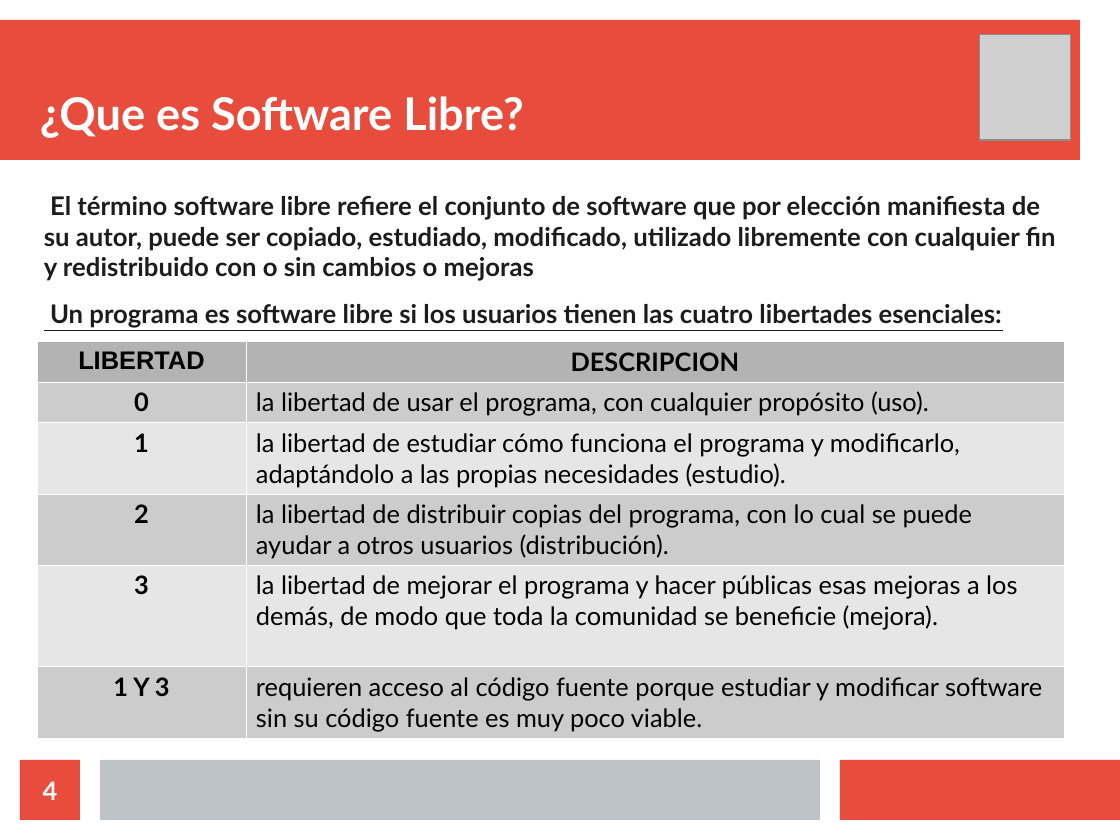
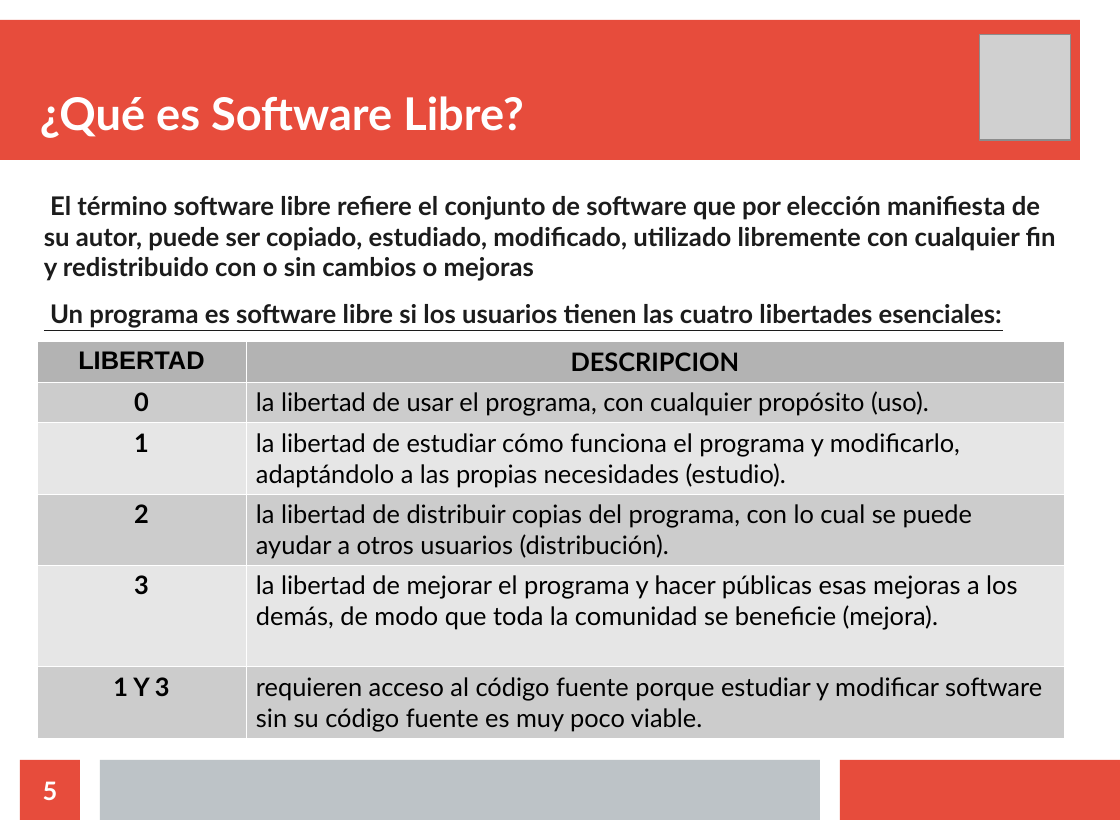
Before and after one commit to gacsnic/exposicion-software-libre, a slide deck: slide 5 of sotfwarelibre.odp (slide 4 before the commit). Drawn at 1120x840 pixels with LibreOffice and Linux fonts; fonts in the diff are those of the drawing; grey boxes stand for pictures. Boxes give left, top, right and bottom in pixels: in the first picture for what was removed or moved away, otherwise in the second. Text is boxed around its words. In the diff, an @@ line names an element or a change of style, - is before the commit and + after.

```diff
--- a/sotfwarelibre.odp
+++ b/sotfwarelibre.odp
@@ title at bbox=[40, 96, 524, 138]: text changed @@
-¿Que es Software Libre?
+¿Qué es Software Libre?
@@ page number at bbox=[43, 781, 58, 800]: text changed @@
-4
+5
```
Also in this commit, not shown: 6 other slides changed, 1 slide added, 3 other files.
